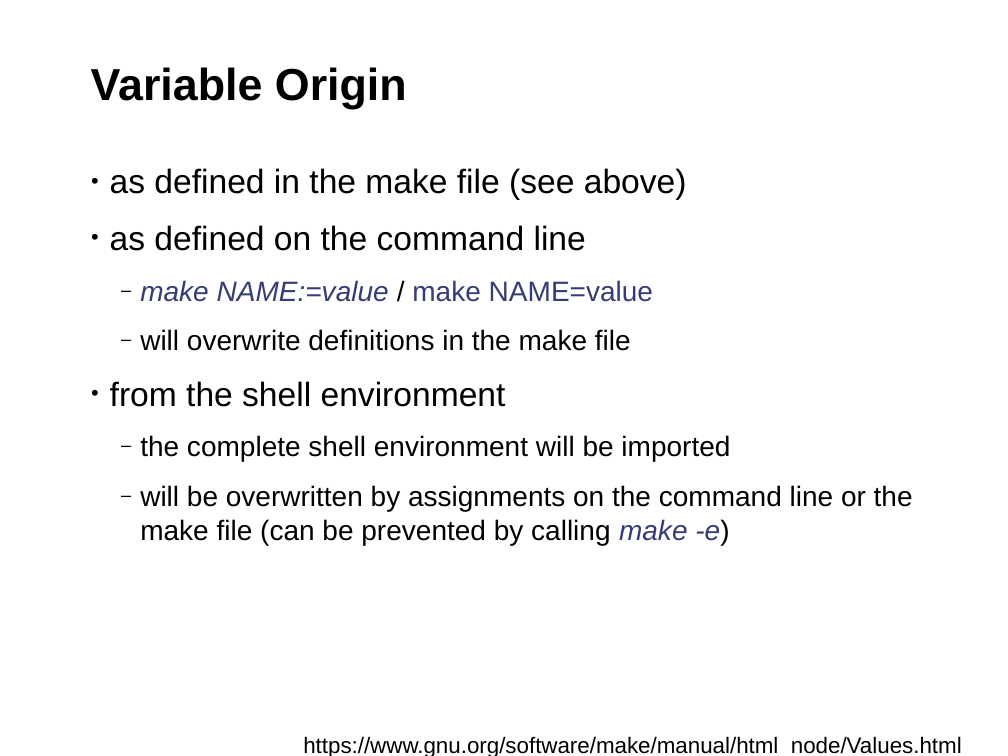
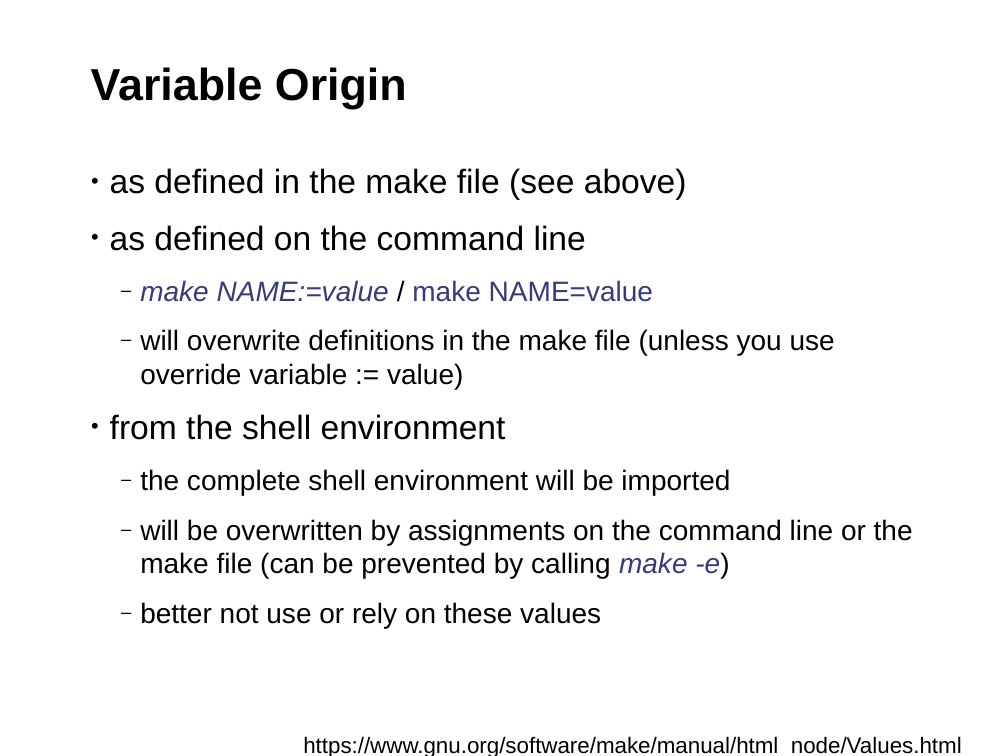
Before and after one commit to fsundermeyer/GNU_make_workshop, a slide deck: slide 18 of Presentation_GNU_make_workshop.odp. Drawn at 1008x756 pixels with LibreOffice and Linux fonts; fonts in the diff are those of the drawing; background and template pictures are left out. Boxes give left, top, right and bottom in pixels: in the first picture for what was removed or moved away, otherwise in the second. Text is boxed around its words. In the diff, an @@ line names an element or a change of style, - is before the commit and + after.

```diff
--- a/Presentation_GNU_make_workshop.odp
+++ b/Presentation_GNU_make_workshop.odp
@@ text at (x1=140, y1=329, x2=835, y2=389): text changed @@
-  ‒ will overwrite definitions in the make file
+  ‒ will overwrite definitions in the make file (unless you use override variable := value)
@@ text at (x1=140, y1=602, x2=601, y2=628): paragraph added @@
+  ‒ better not use or rely on these values
```
Also in this commit, not shown: 9 other slides changed, 2 slides added.
